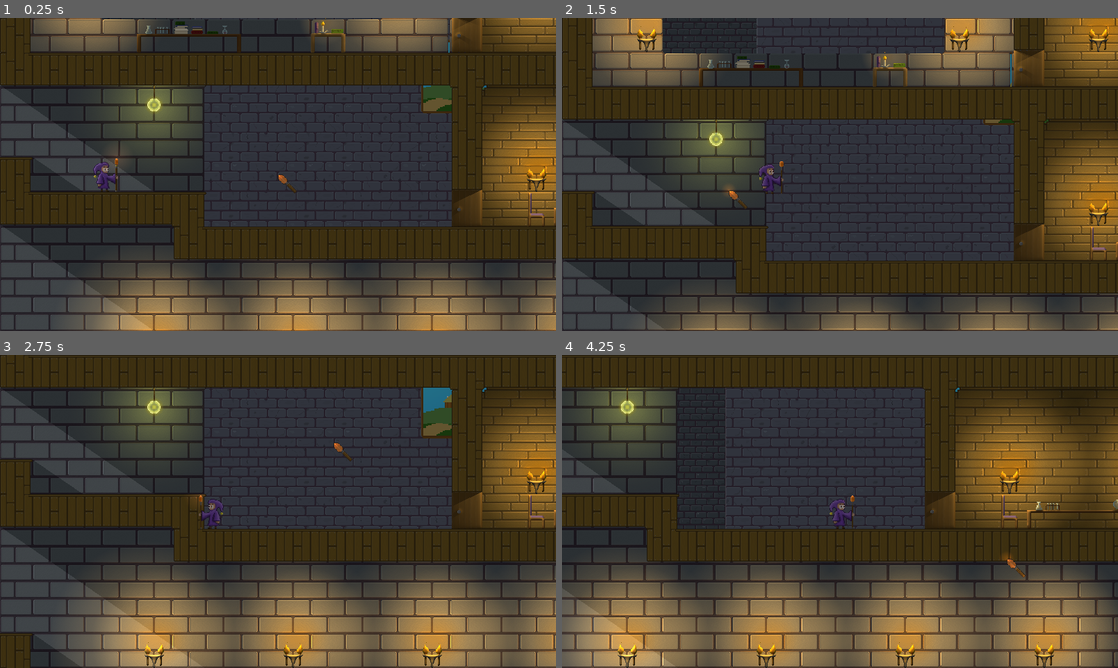
Above: before the commit, frames 1-4 (two rows, left to right).
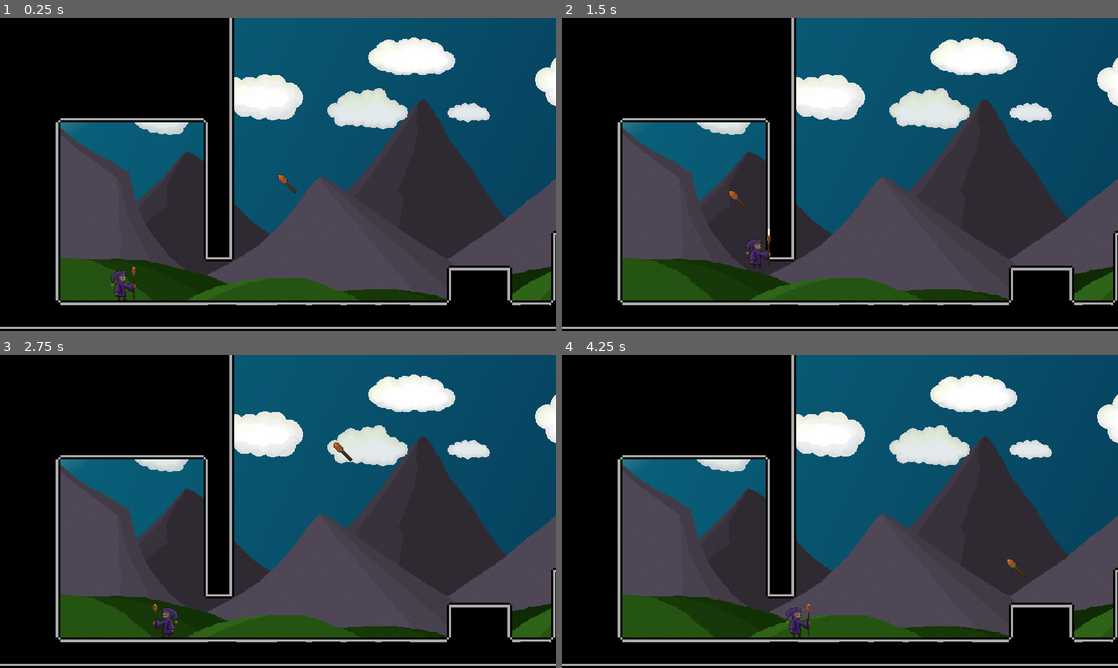
Above: after the commit, the same moments.

Repository: G-Milzink/LittleWizard
Game: Godot game, scene res://main.tscn
Same seed, same stepped clock (60 frames per second), same inputs: the game is played once before the commit and once after it.
Inputs (mouse positions are in pixels of both pictures, inside the frame that each line leads up to):
- Up to frame 1 (0.25 s): no input
- Up to frame 2 (1.5 s): tap Enter at 0.5 s; move the mouse to (962, 158) at 0.52 s; hold D (move_right) from 0.53 s (still down); tap E (action) at 0.6 s; tap W (jump) at 0.77 s; click (962, 158) at 0.8 s; move the mouse to (728, 190) at 1.27 s; click (728, 190) at 1.35 s
- Up to frame 3 (2.75 s): tap W (jump) at 1.52 s; tap E (action) at 1.55, 2.1 s; move the mouse to (333, 442) at 2.02 s; release D (move_right) at 2.03 s; hold A (move_left) from 2.03 s (still down); click (333, 442) at 2.3 s
- Up to frame 4 (4.25 s): move the mouse to (812, 574) at 2.77 s; release A (move_left) at 2.78 s; hold D (move_right) from 2.78 s (still down); click (812, 574) at 2.85 s; tap W (jump) at 3.02, 3.77 s; tap E (action) at 3.05 s; move the mouse to (1006, 558) at 3.52 s; right-click (1006, 558) at 3.6 s; click (1006, 558) at 3.8 s

The runs differ from the first frame. In frame 1, 91% of the frame differs, in the area x 0-100%, y 0-100%; in frame 2, 89%; in frame 3, 92%; in frame 4, 95%.

Commit message:
implement platform casting

Diff:
--- a/autoload/globals.gd
+++ b/autoload/globals.gd
@@ -12,14 +12,19 @@
 @export_category("Spell settings")
 @export var has_spell_Hold = true
 @export var hold_duration = 3.0 #in seconds
+@export var has_spell_Platform = true
+@export var platform_duration = 3.0 #in seconds
+
 
 var current_spell = "Hold"
+var can_cast_platform = true
 
 var can_climb_up = false
 var can_climb_down = false
+var is_climbing = false
 
-var is_climbing = false
 var is_repelled = false
+
 
 var current_map
 var player_position = Vector2.ZERO
--- a/autoload/globals.tscn
+++ b/autoload/globals.tscn
@@ -6,5 +6,6 @@
 script = ExtResource("1_xvy7o")
 player_jump_velocity = -425
 hold_duration = 3.5
+platform_duration = 3.5
 Fargnel_player_can_pass = true
-starting_map = 0
+starting_map = 1
--- a/scenes/maps/ench_forest.tscn
+++ b/scenes/maps/ench_forest.tscn
@@ -10,7 +10,6 @@
 [ext_resource type="Texture2D" uid="uid://brhqgedoclx1t" path="res://0_PNG/paralax/EnchantedForest/EnchantedForest_Clouds_front.png" id="5_ilnd2"]
 [ext_resource type="Texture2D" uid="uid://ckf4gm1blaxnd" path="res://0_PNG/paralax/EnchantedForest/EnchantedForest_fields.png" id="6_o4yhk"]
 [ext_resource type="PackedScene" uid="uid://cpkhp0eynbfj1" path="res://scenes/creatures/moss_guy.tscn" id="10_k8j7p"]
-[ext_resource type="PackedScene" uid="uid://cbykmai6pnpdq" path="res://scenes/spells/platform_spell.tscn" id="11_udbad"]
 
 [sub_resource type="RectangleShape2D" id="RectangleShape2D_r887s"]
 size = Vector2(24, 132)
@@ -29,7 +28,7 @@
 tile_set = ExtResource("2_ibnxf")
 format = 2
 layer_0/name = "Floor"
-layer_0/tile_data = PackedInt32Array(655360, 262144, 3, 6553 …(5739 unchanged characters)…  3, 458803, 262144, 5, 458804, 262144, 5, 262169, 131072, 4, 327705, 65536, 7)
+layer_0/tile_data = PackedInt32Array(655360, 262144, 3, 6553 …(5739 unchanged characters)…  3, 458803, 262144, 5, 458804, 262144, 5)
 
 [node name="ParallaxBackground" type="ParallaxBackground" parent="."]
 
@@ -108,7 +107,4 @@
 [node name="MossGuy2" parent="creatures" instance=ExtResource("10_k8j7p")]
 position = Vector2(2977, 612)
 
-[node name="PlatformSpell" parent="." instance=ExtResource("11_udbad")]
-position = Vector2(-182, 596)
-
 [connection signal="body_entered" from="Transitions/EnchForest_to_WizSchool/Area2D" to="Transitions/EnchForest_to_WizSchool" method="_on_area_2d_body_entered"]
--- a/scenes/spells/platform_spell.tscn
+++ b/scenes/spells/platform_spell.tscn
@@ -1,11 +1,17 @@
-[gd_scene load_steps=2 format=3 uid="uid://cbykmai6pnpdq"]
+[gd_scene load_steps=3 format=3 uid="uid://cbykmai6pnpdq"]
 
 [ext_resource type="Texture2D" uid="uid://da261iaiwehjo" path="res://0_PNG/spells/Platform.png" id="1_1hye1"]
+[ext_resource type="Script" path="res://scripts/spells/platform_spell.gd" id="1_682yq"]
 
 [node name="PlatformSpell" type="StaticBody2D"]
+script = ExtResource("1_682yq")
 
 [node name="Sprite2D" type="Sprite2D" parent="."]
 texture = ExtResource("1_1hye1")
 
 [node name="CollisionPolygon2D" type="CollisionPolygon2D" parent="."]
 polygon = PackedVector2Array(-28, -8, 28, -8, 30, -7, 31, -6, 32, -4, 32, 4, 31, 6, 30, 7, 28, 8, -28, 8, -30, 7, -31, 6, -32, 4, -32, -4, -31, -6, -30, -7)
+
+[node name="Timer" type="Timer" parent="."]
+
+[connection signal="timeout" from="Timer" to="." method="_on_timer_timeout"]
--- a/scripts/cursor.gd
+++ b/scripts/cursor.gd
@@ -1,4 +1,6 @@
 extends Node2D
+
+var platform_spell = preload("res://scenes/spells/platform_spell.tscn")
 
 @export var base_intensity = 1.5
 @export var active_intensity = 7.0
@@ -23,6 +25,7 @@
 	_Change_Color()
 	var new_position = get_global_mouse_position()
 	position = new_position
+	_Platform_Spell()
 
 func _on_area_2d_body_entered(body):
 	if body.is_in_group("can_hold") && _Globals.current_spell == "Hold":
@@ -52,3 +55,11 @@
 			cursor_light.color = Color("9601df")
 		_:
 			pass
+
+func _Platform_Spell():
+	if _Globals.current_spell == "Platform" && _Globals.can_cast_platform:
+		if Input.is_action_just_pressed("cast_spell"):
+			_Globals.can_cast_platform = false
+			var instance = platform_spell.instantiate()
+			instance.position = position
+			call_deferred("add_sibling", instance)
--- a/scripts/spell_amulet.gd
+++ b/scripts/spell_amulet.gd
@@ -19,7 +19,6 @@
 	amulet.visible = false
 
 func _process(delta):
-	print(_Globals.current_spell)
 	_Display_Current_Spell()
 	_Detect_Input()
 	if !amulet.visible:
--- /dev/null
+++ b/scripts/spells/platform_spell.gd
@@ -0,0 +1,12 @@
+extends StaticBody2D
+
+@onready var timer = $Timer
+
+# Called when the node enters the scene tree for the first time.
+func _ready():
+	if timer.is_stopped():
+		timer.start(_Globals.platform_duration)
+
+func _on_timer_timeout():
+	_Globals.can_cast_platform = true
+	self.queue_free()
Not shown: 1 places in scenes/maps/ench_forest.tscn that only renumber resources
